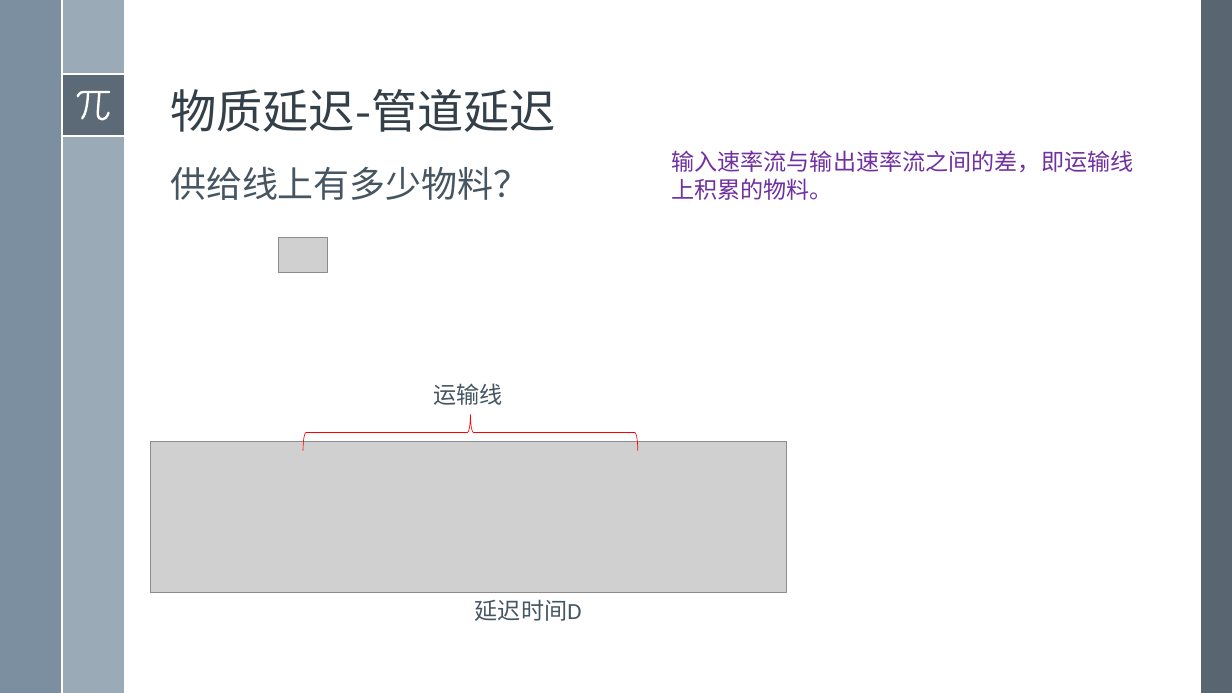
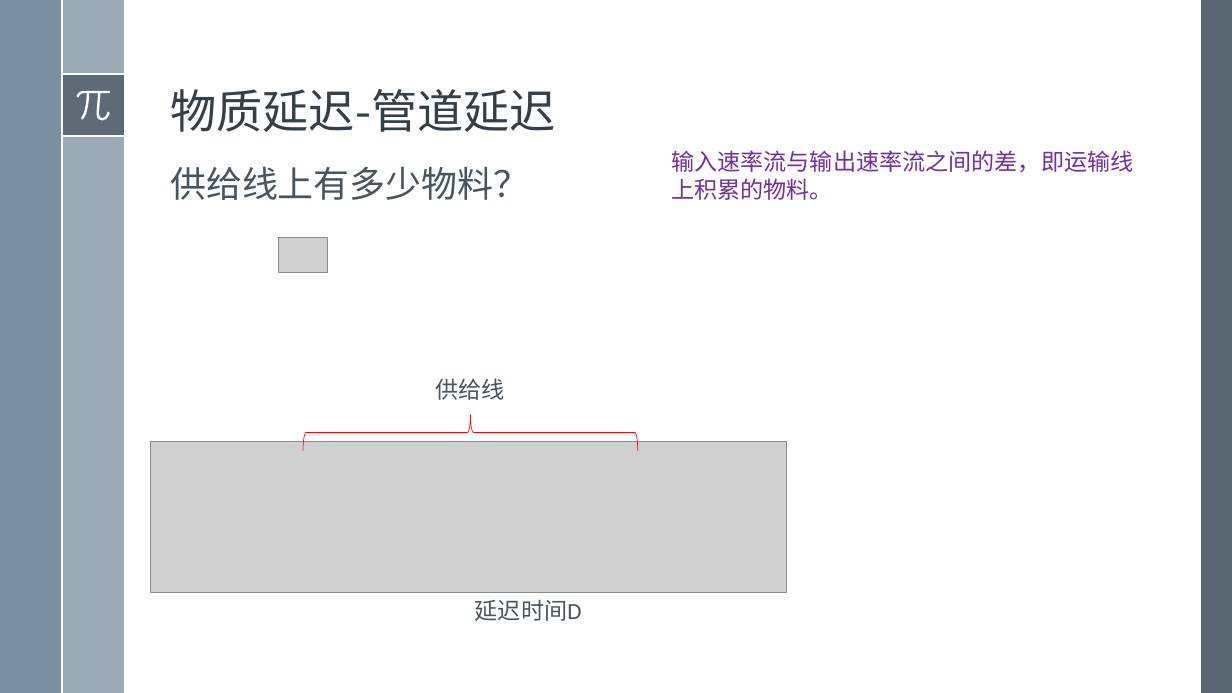
Before and after one commit to exoplanetX/SystemDynamics, a slide deck: slide 8 of 2019系统仿真-13- 延迟原理(编写中).pptx. Drawn at 1232x693 pixels with LibreOffice and Linux fonts; fonts in the diff are those of the drawing; grey boxes stand for pictures. Boxes give left, top, right and bottom in pixels: in the first picture for what was removed or moved away, otherwise in the second. Text is boxed around its words. In the diff, an @@ line names an element or a change of style, - is before the commit and + after.

```diff
--- a/2019系统仿真-13- 延迟原理(编写中).pptx
+++ b/2019系统仿真-13- 延迟原理(编写中).pptx
@@ text at bbox=[435, 378, 504, 400]: text changed @@
-运输线
+供给线
```
Also in this commit, not shown: 4 other slides changed.
